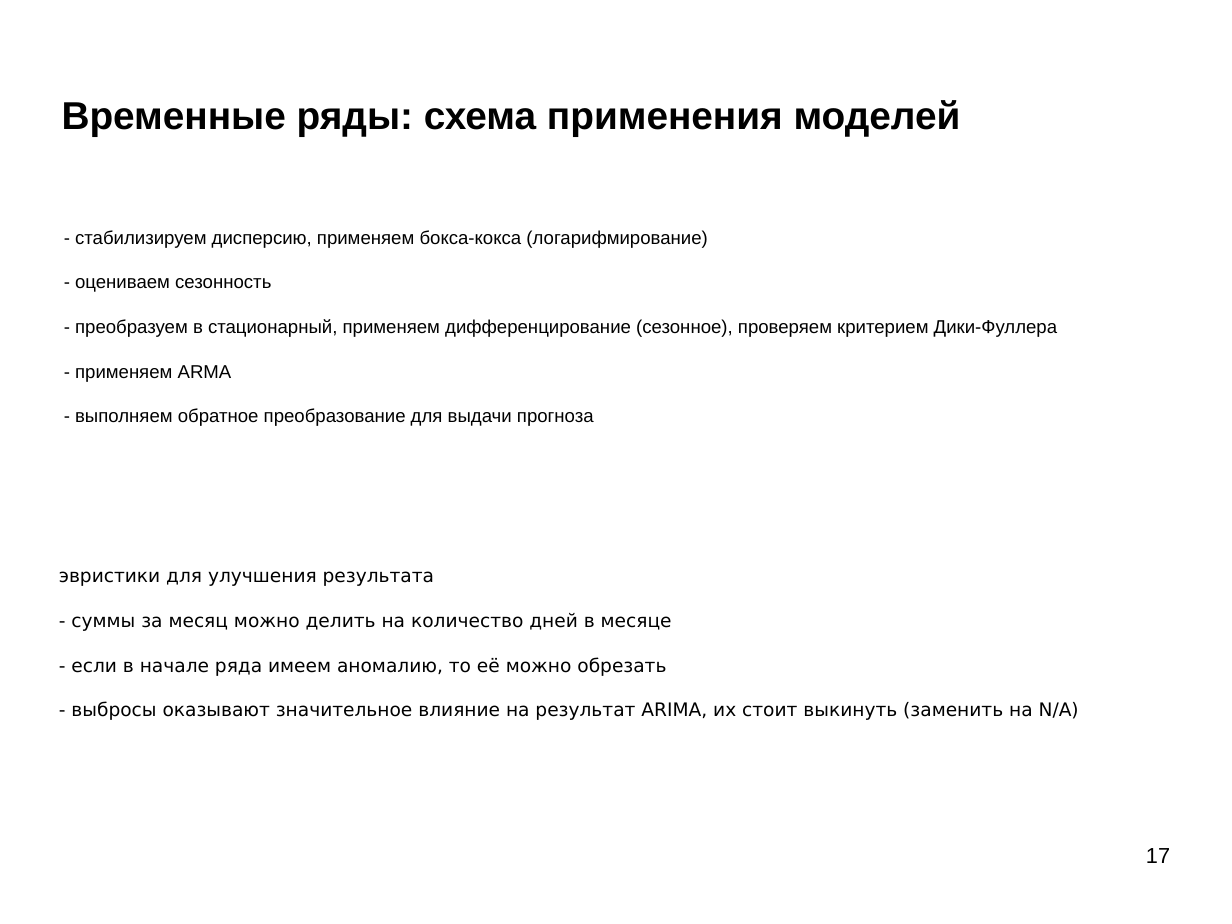
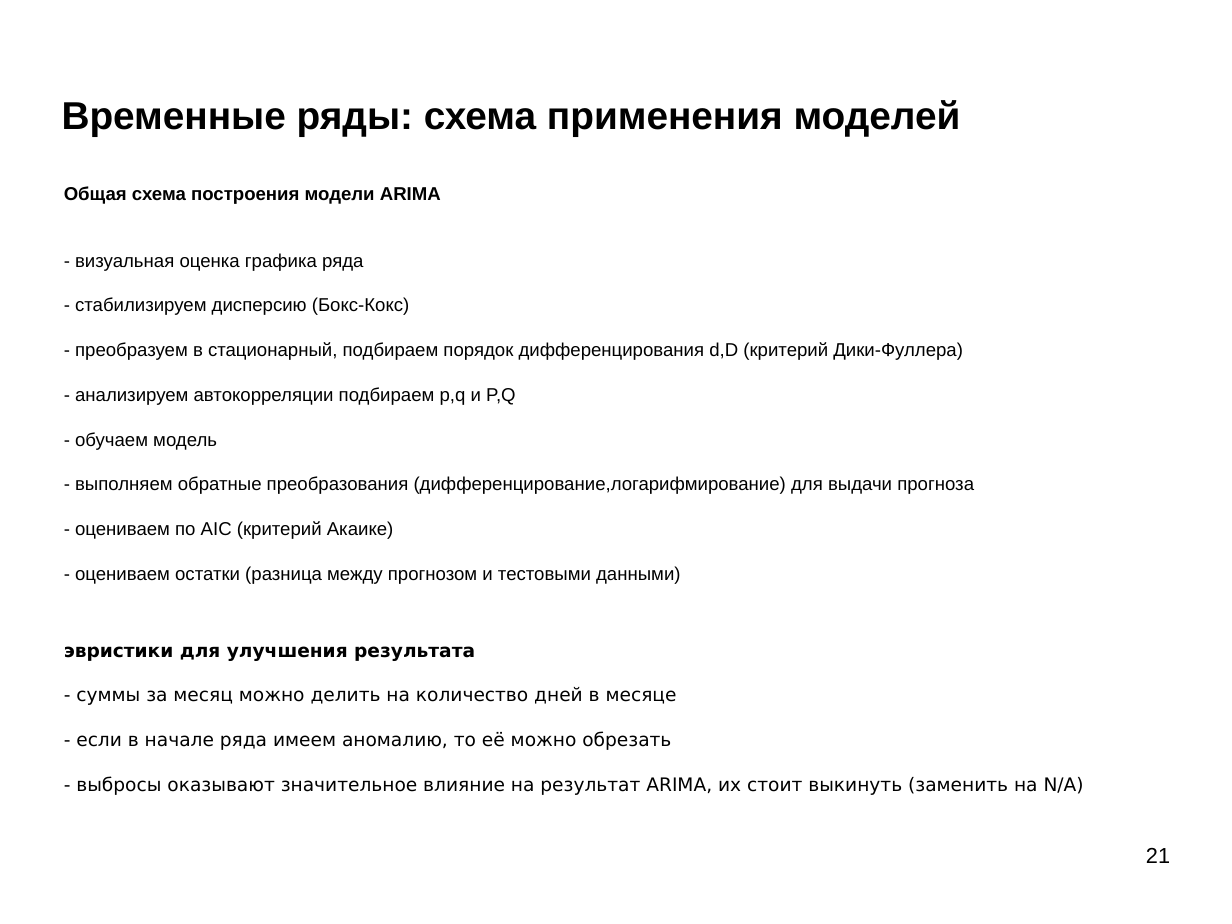
Before and after one commit to mechanoid5/ml_lectorium_2024_I, a slide deck: slide 21 of 22-time-series.odp (slide 17 before the commit). Drawn at 1232x924 pixels with LibreOffice and Linux fonts; fonts in the diff are those of the drawing; background and template pictures are left out. Boxes give left, top, right and bottom in pixels: in the first picture for what was removed or moved away, otherwise in the second. Text is boxed around its words. In the diff, an @@ line names an element or a change of style, - is before the commit and + after.

```diff
--- a/22-time-series.odp
+++ b/22-time-series.odp
@@ text added at (64,186,974,584), 12 pt, text #000000 @@
+Общая схема построения модели ARIMA
+- визуальная оценка графика ряда
+- стабилизируем дисперсию (Бокс-Кокс)
+- преобразуем в стационарный, подбираем порядок дифференцирования d,D (критерий Дики-Фуллера)
+- анализируем автокорреляции подбираем p,q и P,Q
+- обучаем модель
+- выполняем обратные преобразования (дифференцирование,логарифмирование) для выдачи прогноза
+- оцениваем по AIC (критерий Акаике)
+- оцениваем остатки (разница между прогнозом и тестовыми данными)
@@ text removed at (75,230,1057,426) @@
-- стабилизируем дисперсию, применяем бокса-кокса (логарифмирование)
-- оцениваем сезонность
-- преобразуем в стационарный, применяем дифференцирование (сезонное), проверяем критерием Дики-Фуллера
-- применяем ARMA
-- выполняем обратное преобразование для выдачи прогноза
@@ text "эвристики для улучшения результата": place and size @@
-text "эвристики для улучшения результата" at (59,571,1079,720)
+text "эвристики для улучшения результата" at (64,646,1084,795)
@@ text at (64,646,475,661): bold on in "эвристики для улучшения результата" @@
@@ page number at (1146,848,1170,863): text changed @@
-17
+21
```
Also in this commit, not shown: 6 other slides changed, 3 slides added, 3 other files.
